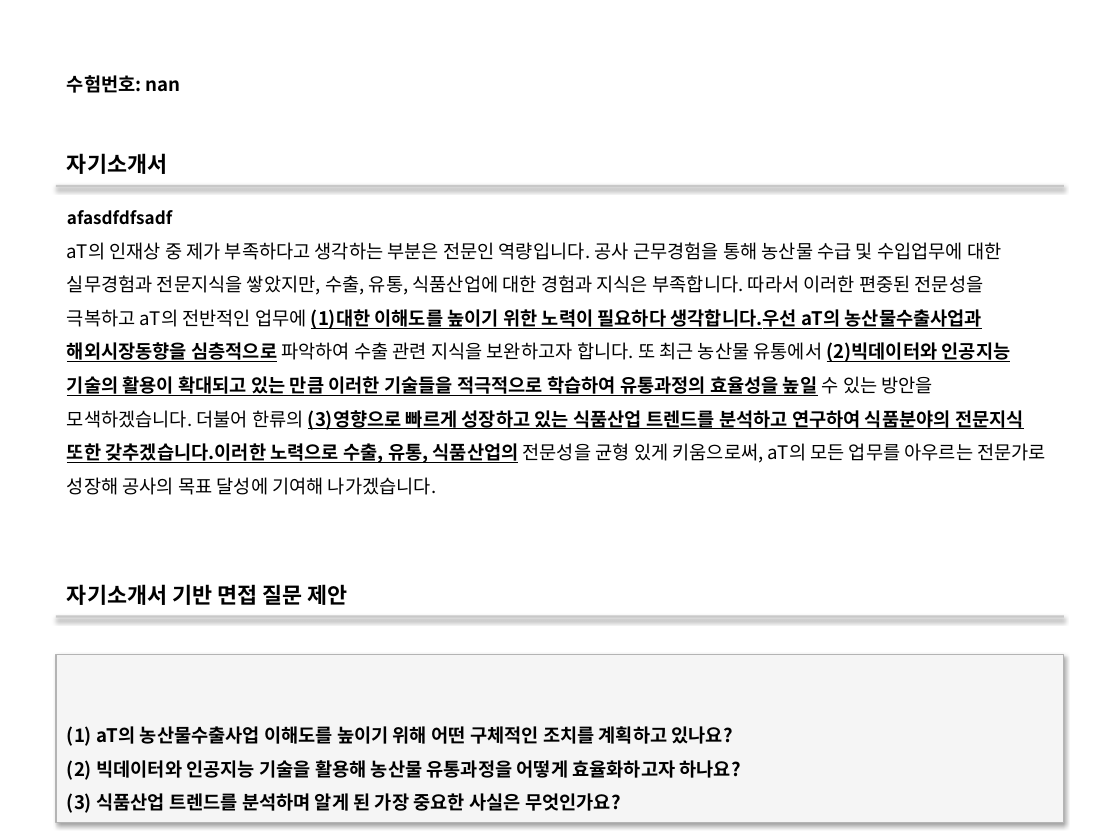
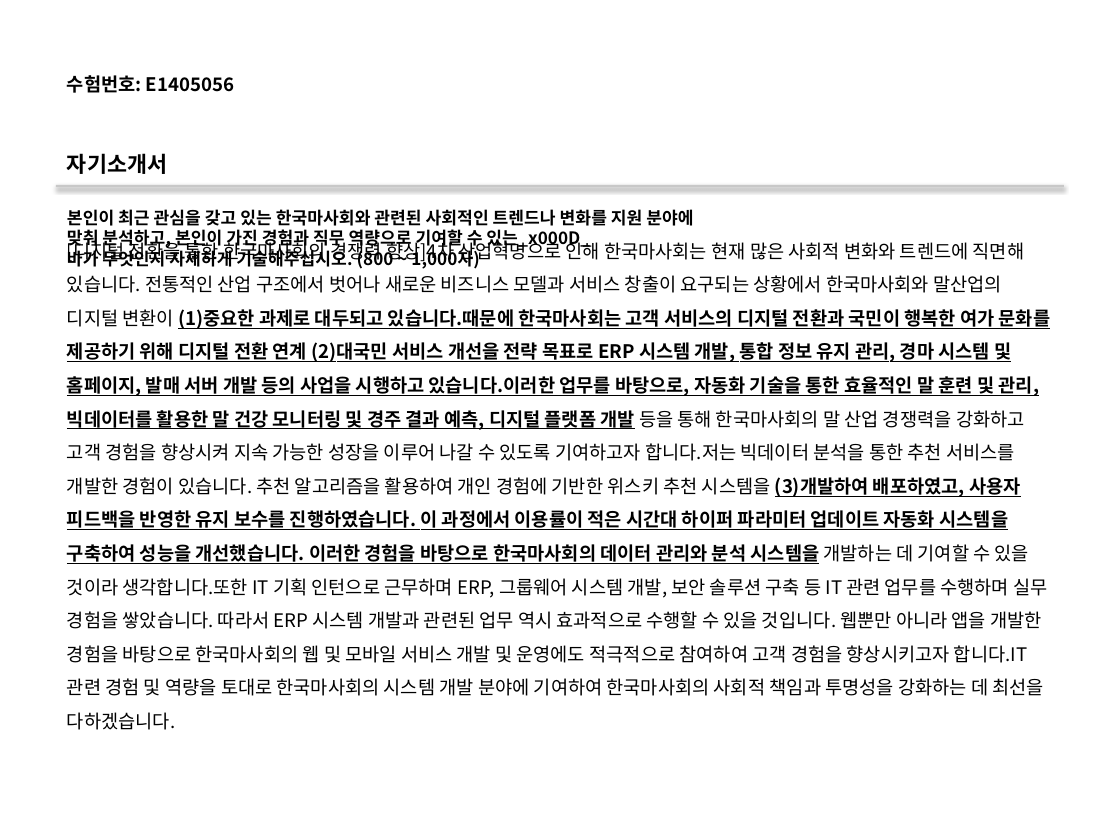
Before and after one commit to DaeGul2/isbr-auto-questionnaire, a slide deck: slide 53 of flask-server/outputs/output.pptx (slide 8 before the commit). Drawn at 1120x840 pixels with LibreOffice and Linux fonts; fonts in the diff are those of the drawing. Boxes give left, top, right and bottom in pixels: in the first picture for what was removed or moved away, otherwise in the second. Text is boxed around its words. In the diff, an @@ line names an element or a change of style, - is before the commit and + after.

```diff
--- a/flask-server/outputs/output.pptx
+++ b/flask-server/outputs/output.pptx
@@ text at bbox=[67, 75, 234, 93]: text changed @@
-수험번호: nan
+수험번호: E1405056
@@ text at bbox=[67, 209, 693, 269]: text changed @@
-afasdfdfsadf
+본인이 최근 관심을 갖고 있는 한국마사회와 관련된 사회적인 트렌드나 변화를 지원 분야에 맞춰 분석하고, 본인이 가진 경험과 직무 역량으로 기여할 수 있는_x000D_
+바가 무엇인지 자세하게 기술해주십시오. (800 ~ 1,000자)
@@ text at bbox=[67, 238, 1050, 730]: text changed @@
-aT의 인재상 중 제가 부족하다고 생각하는 부분은 전문인 역량입니다. 공사 근무경험을 통해 농산물 수급 및 수입업무에 대한 실무경험과 전문지식을 쌓았지만, 수출, 유통, 식품산업에 대한 경험과 지식은 부족합니다. 따라서 이러한 편중된 전문성을 극복하고 aT의 전반적인 업무에 (1)대한 이해도를 높이기 위한 노력이 필요하다 생각합니다.우선 aT의 농산물수출사업과 해외시장동향을 심층적으로 파악하여 수출 관련 지식을 보완하고자 합니다. 또 최근 농산물 유통에서 (2)빅데이터와 인공지능 기술의 활용이 확대되고 있는 만큼 이러한 기술들을 적극적으로 학습하여 유통과정의 효율성을 높일 수 있는 방안을 모색하겠습니다. 더불어 한류의 (3)영향으로 빠르게 성장하고 있는 식품산업 트렌드를 분석하고 연구하여 식품분야의 전문지식 또한 갖추겠습니다.이러한 노력으로 수출, 유통, 식품산업의 전문성을 균형 있게 키움으로써, aT의 모든 업무를 아우르는 전문가로 성장해 공사의 목표 달성에 기여해 나가겠습니다.
+[디지털 전환을 통한 한국마사회의 경쟁력 향상]4차 산업혁명으로 인해 한국마사회는 현재 많은 사회적 변화와 트렌드에 직면해 있습니다. 전통적인 산업 구조에서 벗어나 새로운 비즈니스 모델과 서비스 창출이 요구되는 상황에서 한국마사회와 말산업의 디지털 변환이 (1)중요한 과제로 대두되고 있습니다.때문에 한국마사회는 고객 서비스의 디지털 전환과 국민이 행복한 여가 문화를 제공하기 위해 디지털 전환 연계 (2)대국민 서비스 개선을 전략 목표로 ERP 시스템 개발, 통합 정보 유지 관리, 경마 시스템 및 홈페이지, 발매 서버 개발 등의 사업을 시행하고 있습니다.이러한 업무를 바탕으로, 자동화 기술을 통한 효율적인 말 훈련 및 관리, 빅데이터를 활용한 말 건강 모니터링 및 경주 결과 예측, 디지털 플랫폼 개발 등을 통해 한국마사회의 말 산업 경쟁력을 강화하고 고객 경험을 향상시켜 지속 가능한 성장을 이루어 나갈 수 있도록 기여하고자 합니다.저는 빅데이터 분석을 통한 추천 서비스를 개발한 경험이 있습니다. 추천 알고리즘을 활용하여 개인 경험에 기반한 위스키 추천 시스템을 (3)개발하여 배포하였고, 사용자 피드백을 반영한 유지 보수를 진행하였습니다. 이 과정에서 이용률이 적은 시간대 하이퍼 파라미터 업데이트 자동화 시스템을 구축하여 성능을 개선했습니다. 이러한 경험을 바탕으로 한국마사회의 데이터 관리와 분석 시스템을 개발하는 데 기여할 수 있을 것이라 생각합니다.또한 IT 기획 인턴으로 근무하며 ERP, 그룹웨어 시스템 개발, 보안 솔루션 구축 등 IT 관련 업무를 수행하며 실무 경험을 쌓았습니다. 따라서 ERP 시스템 개발과 관련된 업무 역시 효과적으로 수행할 수 있을 것입니다. 웹뿐만 아니라 앱을 개발한 경험을 바탕으로 한국마사회의 웹 및 모바일 서비스 개발 및 운영에도 적극적으로 참여하여 고객 경험을 향상시키고자 합니다.IT 관련 경험 및 역량을 토대로 한국마사회의 시스템 개발 분야에 기여하여 한국마사회의 사회적 책임과 투명성을 강화하는 데 최선을 다하겠습니다.
@@ rectangle removed at bbox=[56, 616, 1064, 618] @@
@@ text "자기소개서 기반 면접 질문 제안" rewrapped from bbox=[67, 584, 348, 605] to bbox=[534, 645, 950, 696] @@
@@ rectangle removed at bbox=[56, 654, 1064, 822] @@
-(1) aT의 농산물수출사업 이해도를 높이기 위해 어떤 구체적인 조치를 계획하고 있나요?
-(2) 빅데이터와 인공지능 기술을 활용해 농산물 유통과정을 어떻게 효율화하고자 하나요?
-(3) 식품산업 트렌드를 분석하며 알게 된 가장 중요한 사실은 무엇인가요?
```
Also in this commit, not shown: 11 other slides changed, 184 slides added, 6 other files.
